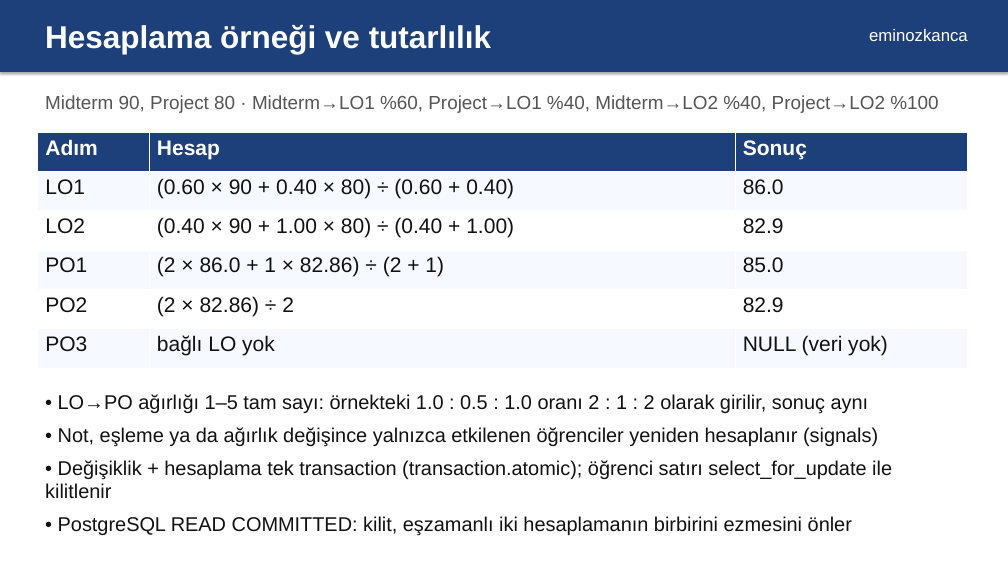
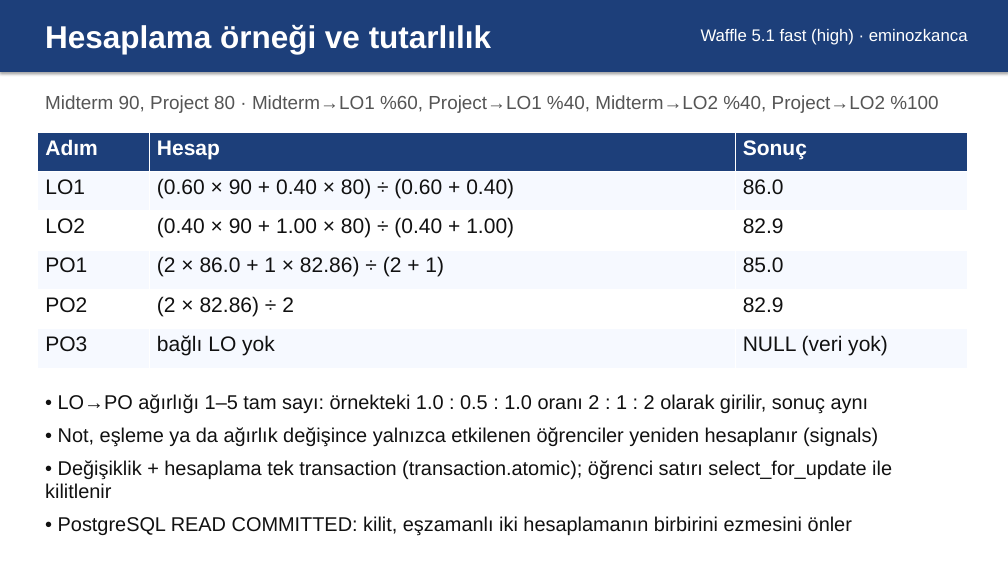
Before and after one commit to EmreSndkc/waffle_v5.1, a slide deck: slide 5 of docs/slides/CSE321_Waffle_5.1_Slides.pptx (slide 6 before the commit). Drawn at 1008x567 pixels with LibreOffice and Linux fonts; fonts in the diff are those of the drawing. Boxes give left, top, right and bottom in pixels: in the first picture for what was removed or moved away, otherwise in the second. Text is boxed around its words. In the diff, an @@ line names an element or a change of style, - is before the commit and + after.

```diff
--- a/docs/slides/CSE321_Waffle_5.1_Slides.pptx
+++ b/docs/slides/CSE321_Waffle_5.1_Slides.pptx
@@ text at (701, 29, 968, 45): text changed @@
-eminozkanca
+Waffle 5.1 fast (high) · eminozkanca
```
Also in this commit, not shown: 5 other slides changed, 1 slide removed, 1 other file.
